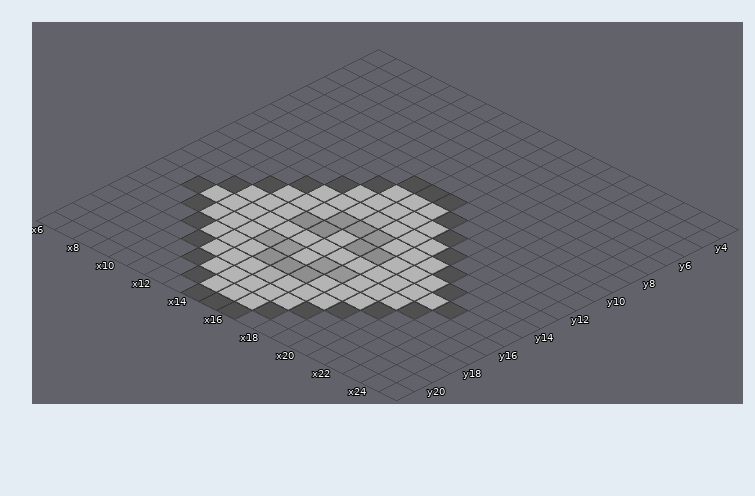
Two versions of a level (Tiled map, feng-zhi/assets/maps/main_hall/maps/main_hall_day.tmx). The first picture shows the starting point.
Cells are 64x32 px. Isometric: x runs down to the right, y down to the left. Shown: x 6..25, y 3..21. The old version is drawn lined up with the new one.
Now the later version:
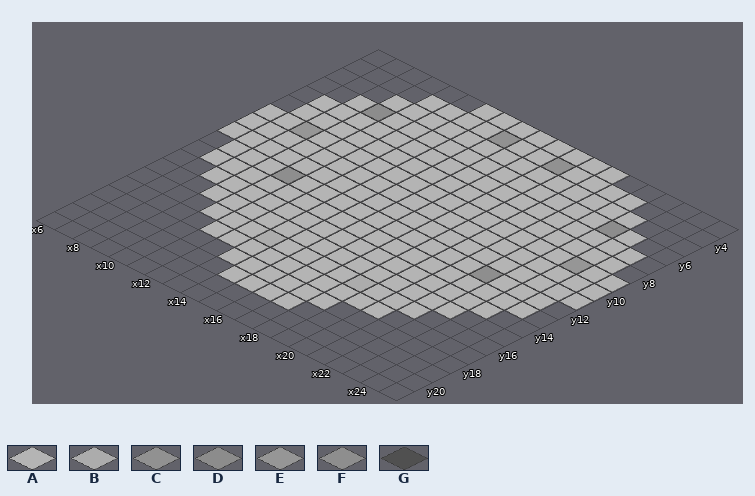
Key: from "main_hall_ground_tiles": A 0, B 5, C 6, D 7, E 9, F 10, G 12.
_ is an empty cell.
Diff:
map size 16x16 -> 32x28 cells (old content now starts at 8,8; both pictures use the new coordinates)
Layer "Ground":
Tile A is added in row 3 at x 12 to 19; in row 4 at x 10 to 21; in row 5 at x 9 to 22; in row 6 at x 8 to 23; in rows 7 to 8 at x 7 to 24; in row 9 at x 6 to 25.
Tile A is added in row 10 at x 6 to 13 and 17 to 25; in row 11 at x 6 to 12 and 18 to 25; in row 12 at x 7 to 11 and 19 to 24; in row 13 at x 7 to 10 and 20 to 24; in row 14 at x 8 to 9 and 21 to 23; in row 15 at x 22.
Tile A is added in row 16 at x 21; in row 17 at x 20.
The edit erases tile A in row 18 at x 12; in row 19 at x 13; in row 20 at x 14 to 16.
Layer "Terrain":
Tile B replaces tile E in row 16 at x 13.
Tile B is added in row 16 at x 18.
Tile C is added in row 4 at x 14 and 17.
Tile D is added in row 6 at x 9 and 22.
Tile E is added in row 9 at x 8 and 23.
Tile F is added in row 12 at x 10 and 21.
The edit erases tile B in row 12 at x 15; in row 18 at x 15.
The edit erases tile C in row 13 at x 14 to 16.
The edit erases tile D in row 14 at x 13 to 14 and 16 to 17.
The edit erases tile E in row 16 at x 14 and 16 to 17.
The edit erases tile F in row 17 at x 14 to 16.
Layer "Overlay":
The edit erases tile G in row 9 at x 14 to 16; in row 10 at x 13 and 17; in row 11 at x 12 and 18; in row 12 at x 11 and 19; in row 13 at x 10 and 20; in row 14 at x 9 and 21.
The edit erases tile G in row 15 at x 8 and 22; in row 16 at x 9 and 21; in row 17 at x 10 and 20; in row 18 at x 11 and 19; in row 19 at x 12 and 18; in row 20 at x 13 and 17.
The edit erases tile G in row 21 at x 14 to 16.
